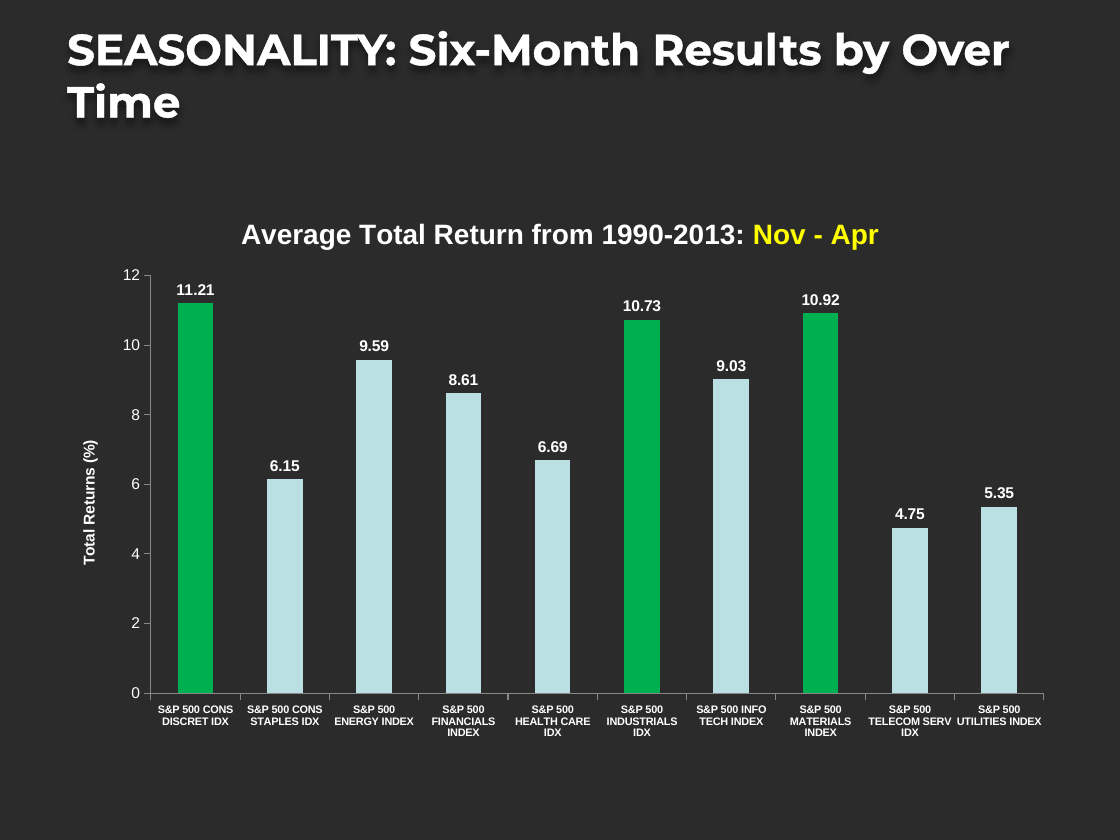
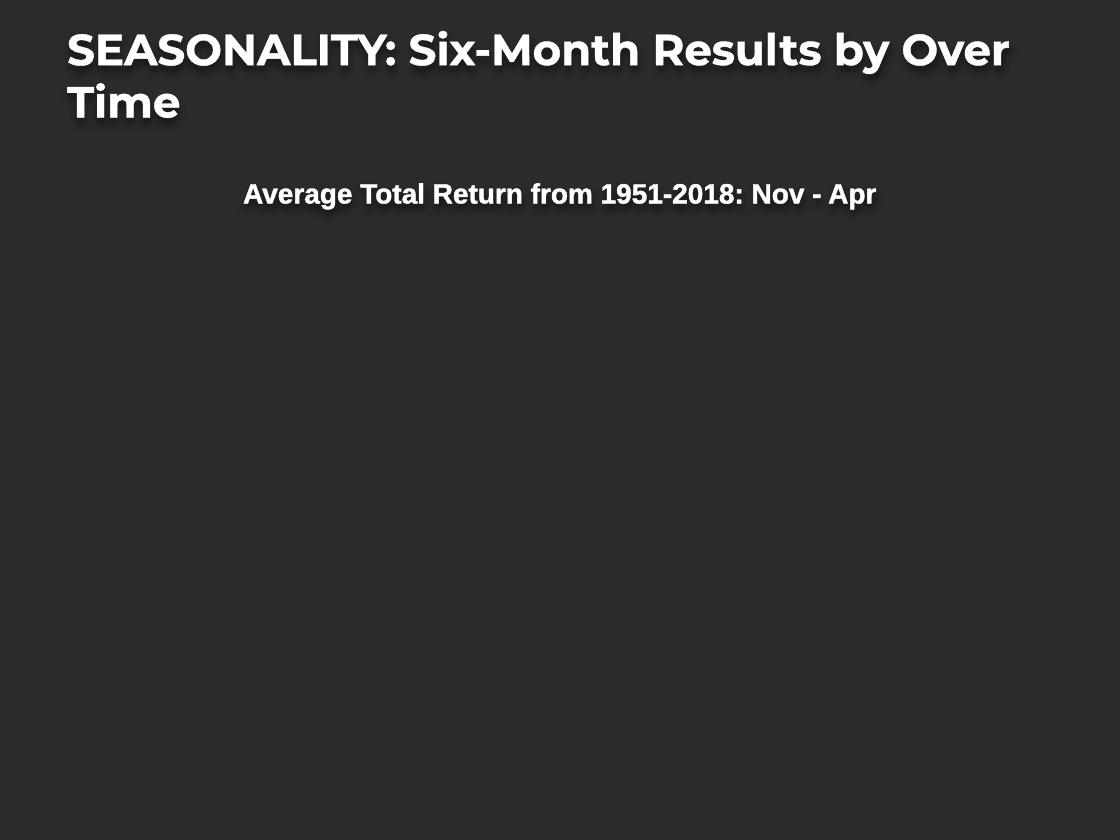
Before and after one commit to projectoneda/projectone, a slide deck: slide 5 of Portfolio Strategy Project.pptx. Drawn at 1120x840 pixels with LibreOffice and Linux fonts; fonts in the diff are those of the drawing; background and template pictures are left out; a plain dark background stands for a picture behind light text. Boxes give left, top, right and bottom in pixels: in the first picture for what was removed or moved away, otherwise in the second. Text is boxed around its words. In the diff, an @@ line names an element or a change of style, - is before the commit and + after.

```diff
--- a/Portfolio Strategy Project.pptx
+++ b/Portfolio Strategy Project.pptx
@@ column chart removed at [56, 196, 1064, 750] @@
-title "Average Total Return from 1990-2013: Nov - Apr"
-categories: S&P 500 CONS DISCRET IDX, S&P 500 CONS STAPLES IDX, S&P 500 ENERGY INDEX, S&P 500 FINANCIALS INDEX, S&P 500 HEALTH CARE IDX, S&P 500 INDUSTRIALS IDX, S&P 500 INFO TECH INDEX, S&P 500 MATERIALS INDEX, S&P 500 TELECOM SERV IDX, S&P 500 UTILITIES INDEX
-Series 1: 11.21, 6.15, 9.59, 8.61, 6.69, 10.73, 9.03, 10.92, 4.75, 5.35
@@ text added at [243, 183, 876, 208], 18 pt, text #FFFFFF, bold @@
+Average Total Return from 1951-2018: Nov - Apr
```
Also in this commit, not shown: 2 other slides changed, 1 slide added, 3 slides removed, 2 other files.
